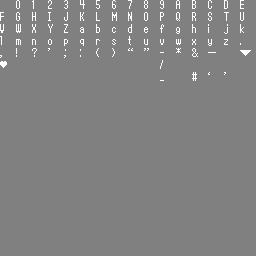
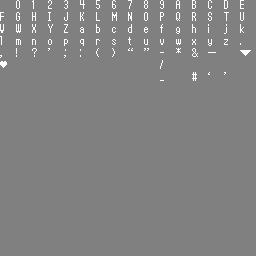
Layer changes from the first 256px x 256px image to the second:
added layer "v1.3" above "v1.0" over 129, 24, 228, 37
renamed "Layer #19" to "v1.0", hid it over 129, 24, 228, 37
